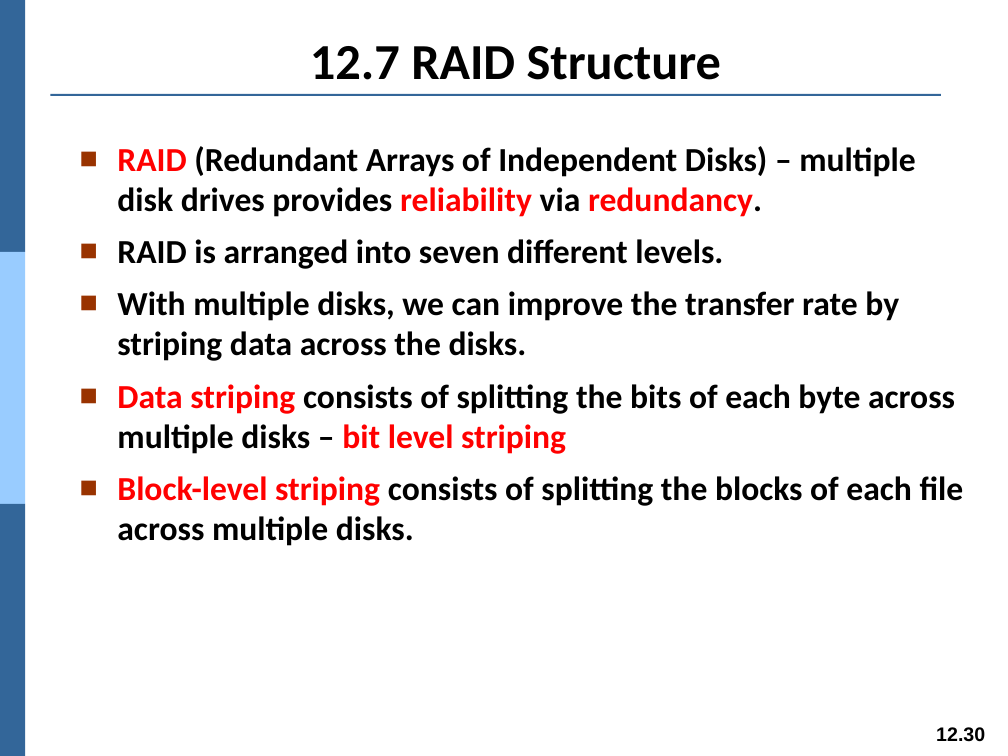
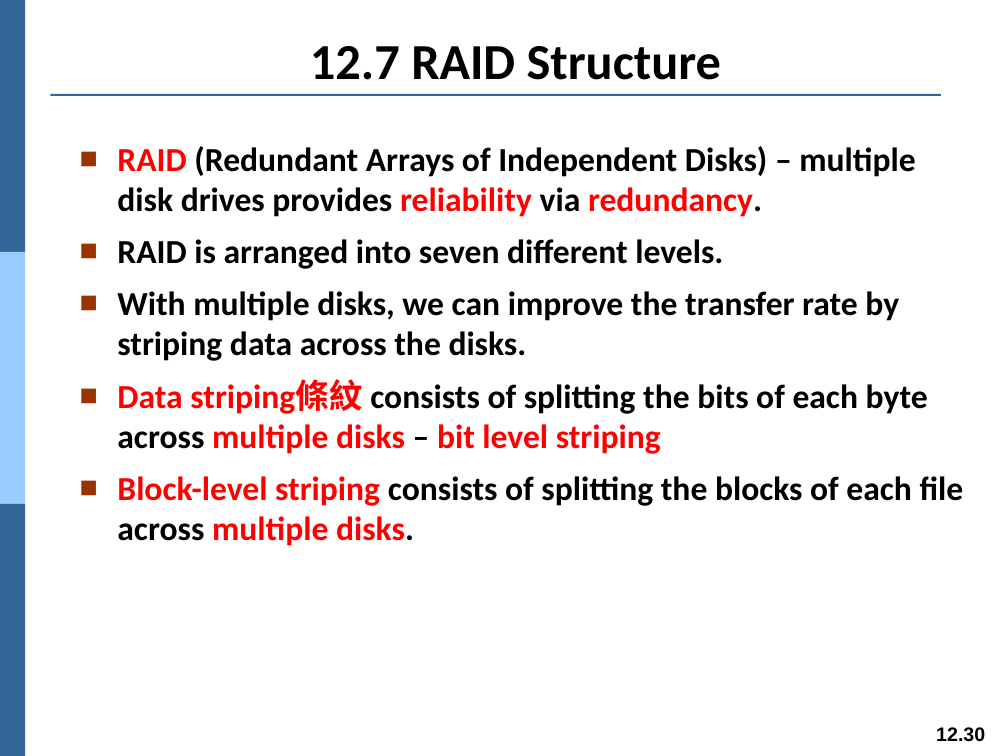
Before and after one commit to Yang09701194/OS_Learning, a slide deck: slide 30 of ch12.pptx. Drawn at 1008x756 pixels with LibreOffice and Linux fonts; fonts in the diff are those of the drawing. Boxes give left, top, right and bottom in pixels: in the first picture for what was removed or moved away, otherwise in the second. Text is boxed around its words. In the diff, an @@ line names an element or a change of style, - is before the commit and + after.

```diff
--- a/ch12.pptx
+++ b/ch12.pptx
@@ text at <box>117,380,928,454</box>: text changed; text colour #000000 to #FF0000 @@
-■ Data striping consists of splitting the bits of each byte across multiple disks – bit level striping
+■ Data striping條紋 consists of splitting the bits of each byte across multiple disks – bit level striping
@@ text at <box>117,476,964,546</box>: text colour #000000 to #FF0000 in "multiple disks." @@
```
Also in this commit, not shown: 16 other slides changed.
